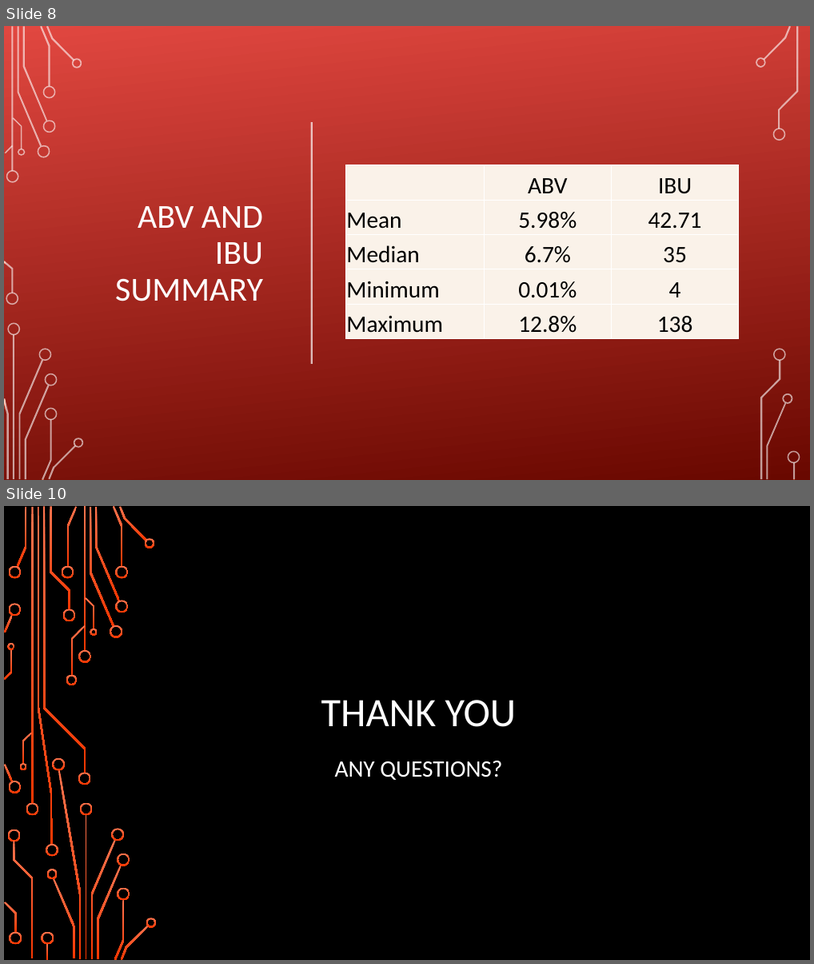
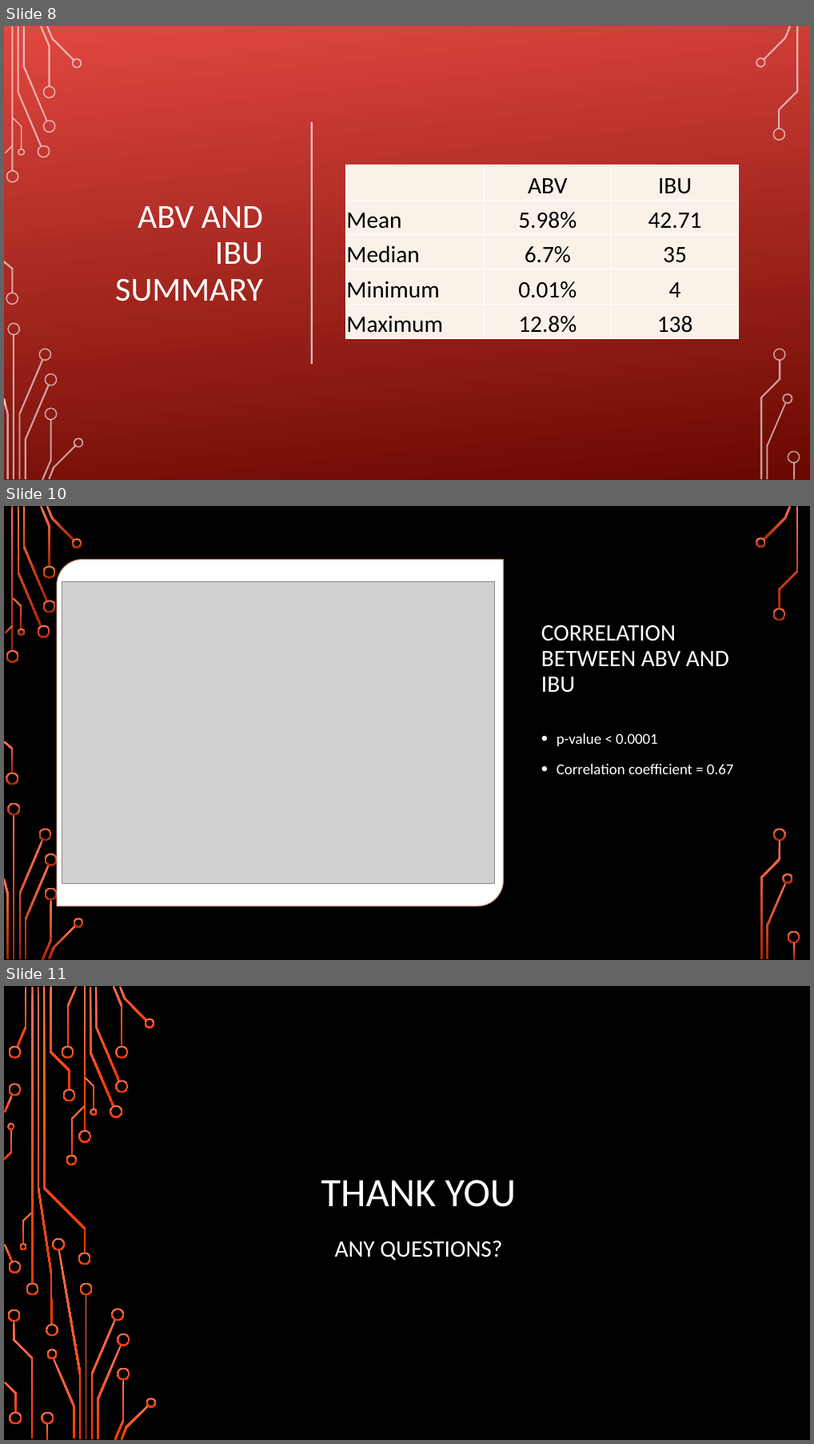
Before and after one commit to arron71/CaseStudy1, a slide deck: CaseStudy1 Presentation.pptx. Shown one above the other, each under a label of ours: slides 8 and 10 before the commit, slides 8, 10 and 11 after it; the slides between them are not shown. The pictures are 814x964 and 814x1444 pixels, drawn with LibreOffice and Linux fonts; fonts in the diff are those of the drawing; grey boxes stand for pictures; background and template pictures are left out. Boxes give left, top, right and bottom in pixels: in the first picture for what was removed or moved away, otherwise in the second. Text is boxed around its words. In the diff, an @@ line names an element or a change of style, - is before the commit and + after.

Commit message:
Updated the slide show and Rmd file
Added correlation slide and highlighted KY and DC dots in the scatterplot

```diff
--- a/CaseStudy1 Presentation.pptx
+++ b/CaseStudy1 Presentation.pptx
@@ slide 10 added at (4, 506, 810, 960), background picture (left out); not listed: 36 template elements that a slide beside it also shows @@
@@ round diag rect added at (57, 560, 503, 905), fill #FFFFFF, outline #FFAC95 1.5 pt @@
@@ picture added at (62, 582, 495, 884) @@
@@ title added at (542, 625, 730, 692), 28 pt, text #FFFFFF @@
+CORRELATION BETWEEN ABV AND IBU
@@ text added at (557, 733, 734, 774), 18 pt, text #FFFFFF @@
+• p-value < 0.0001
+• Correlation coefficient = 0.67
@@ what was slide 10 is now slide 11 @@
```
Also in this commit, not shown: 1 slide changed, 2 other files.
